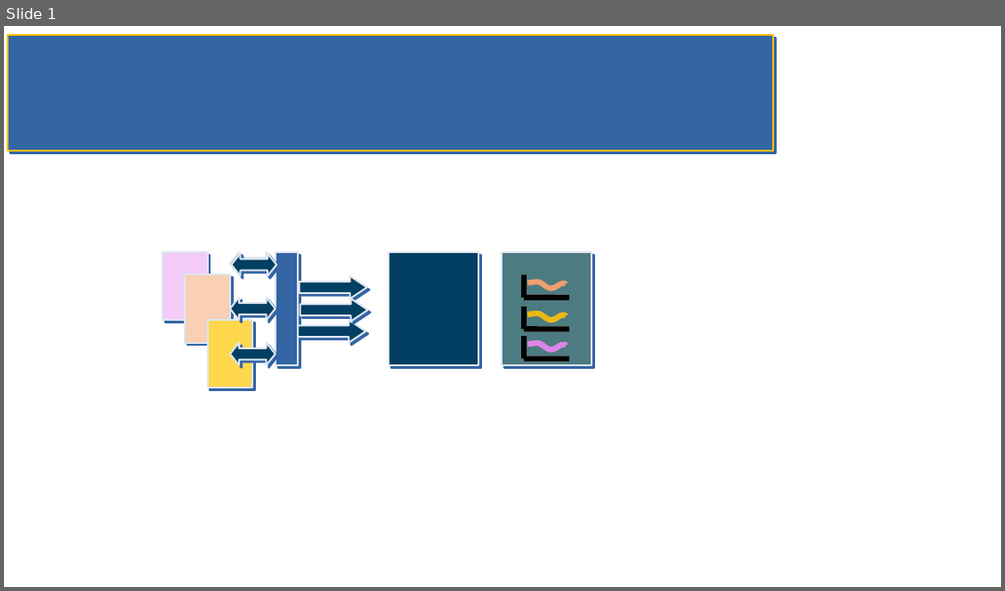
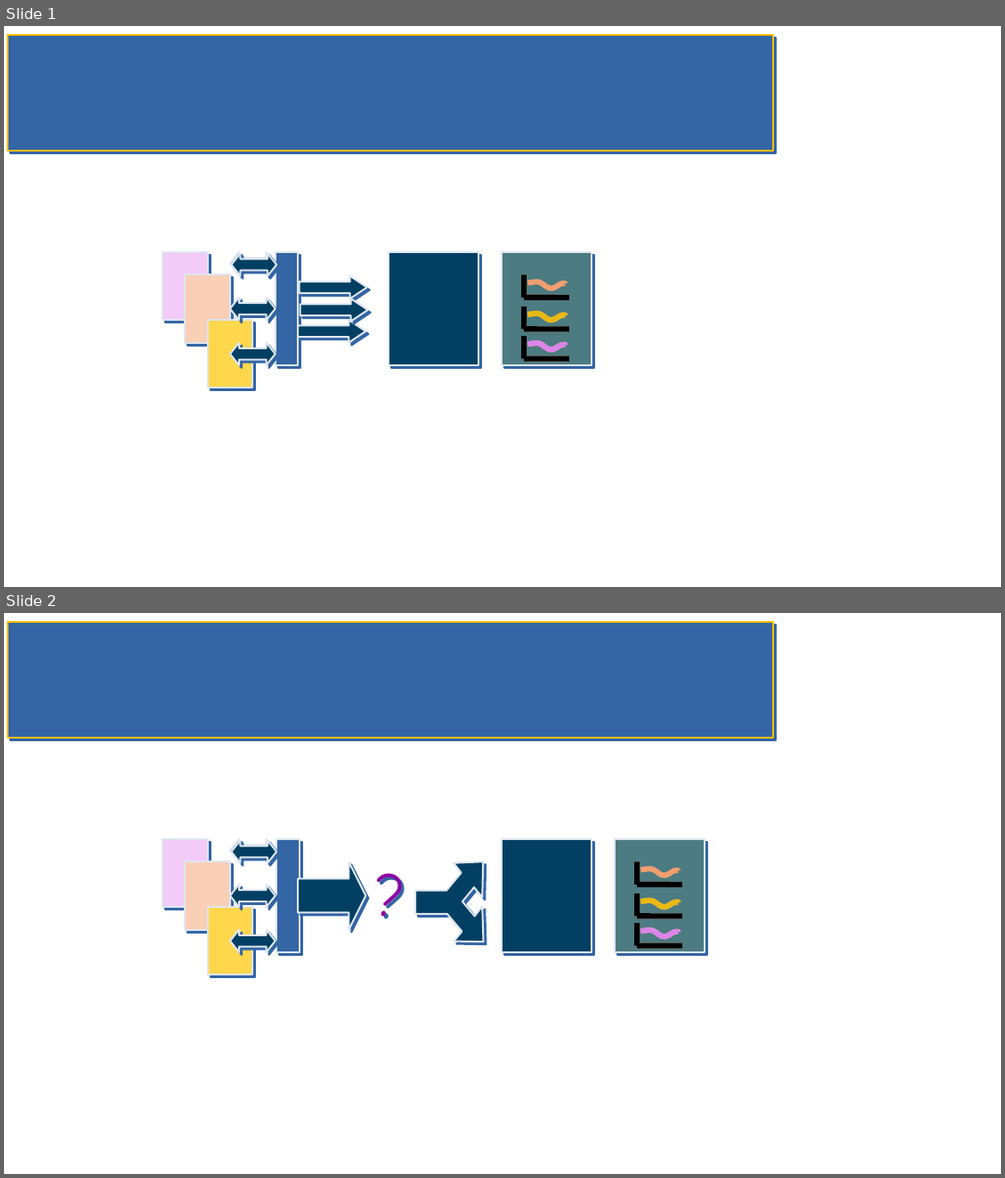
Before and after one commit to sergueik/springboot_study, a slide deck: basic-remote-node-exporter/flowcharts.odp. Shown one above the other, each under a label of ours: slide 1 before the commit, slides 1 and 2 after it. The pictures are 1005x591 and 1005x1178 pixels, drawn with LibreOffice and Linux fonts; fonts in the diff are those of the drawing. Boxes give left, top, right and bottom in pixels: in the first picture for what was removed or moved away, otherwise in the second. Text is boxed around its words. In the diff, an @@ line names an element or a change of style, - is before the commit and + after.

```diff
--- a/basic-remote-node-exporter/flowcharts.odp
+++ b/basic-remote-node-exporter/flowcharts.odp
@@ slide 2 added at [4, 613, 1001, 1174], background #FFFFFF; not listed: 1 template element that a slide beside it also shows @@
@@ rectangle added at [162, 839, 208, 907], fill #F2CBF8, outline #DEE6EF 1.42 pt @@
@@ left right arrow added at [230, 839, 275, 861], fill #023F62, outline #DEE6EF 1.42 pt @@
@@ left right arrow added at [231, 840, 276, 863], fill #023F62, outline #DEE6EF 1.42 pt @@
@@ rectangle added at [276, 839, 299, 952], fill #3465A4, outline #DEE6EF 1.42 pt @@
@@ text added at [366, 851, 415, 930], 48 pt, text #8E03A3 @@
+?
@@ rectangle added at [502, 839, 592, 952], fill #023F62, outline #DEE6EF 1.42 pt @@
@@ rectangle added at [185, 861, 230, 930], fill #F9CFB5, outline #DEE6EF 1.42 pt @@
@@ right arrow added at [298, 861, 366, 930], fill #023F62, outline #DEE6EF 1.42 pt @@
@@ freeform shape added at [415, 861, 484, 942], fill #023F62, outline #DEE6EF 1.42 pt @@
@@ left right arrow added at [230, 884, 275, 907], fill #023F62, outline #DEE6EF 1.42 pt @@
@@ rectangle added at [208, 907, 252, 975], fill #FFD74C, outline #DEE6EF 1.42 pt @@
@@ left right arrow added at [230, 930, 275, 952], fill #023F62, outline #DEE6EF 1.42 pt @@
@@ group added at [615, 839, 705, 952]: 12 lines, 5 freeform shapes, 1 rectangle @@
```
Also in this commit, not shown: 1 other slide changed, 1 other slide added, 2 slides removed, 3 other files.
